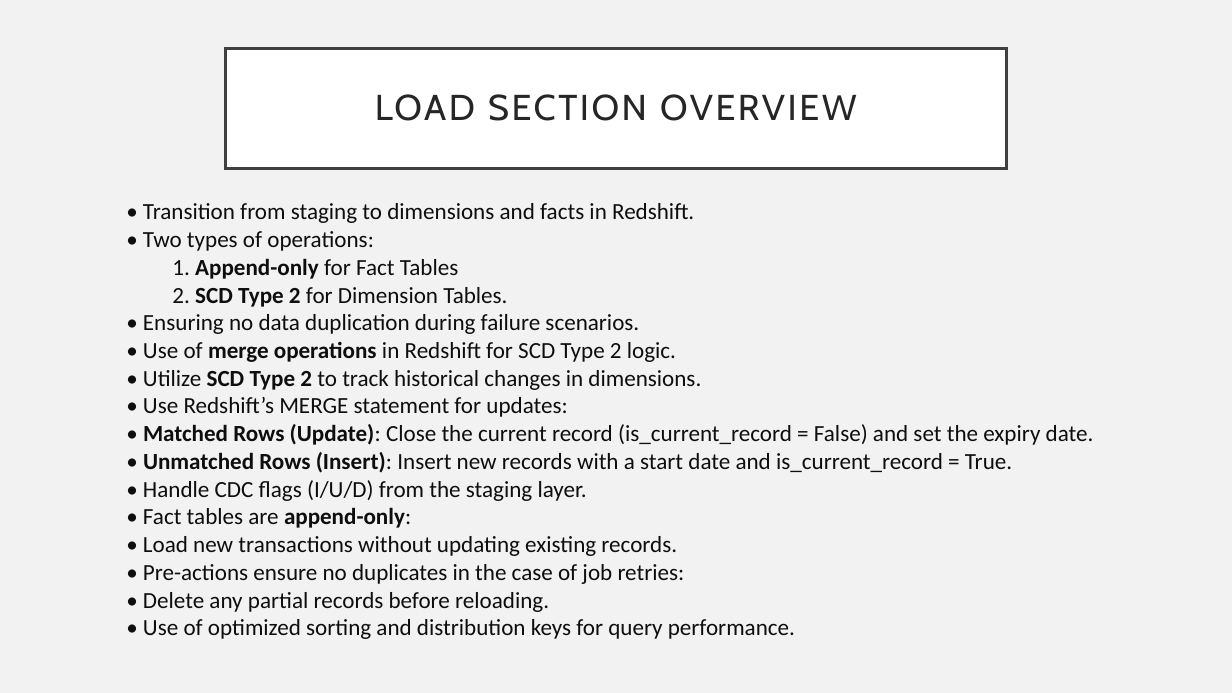
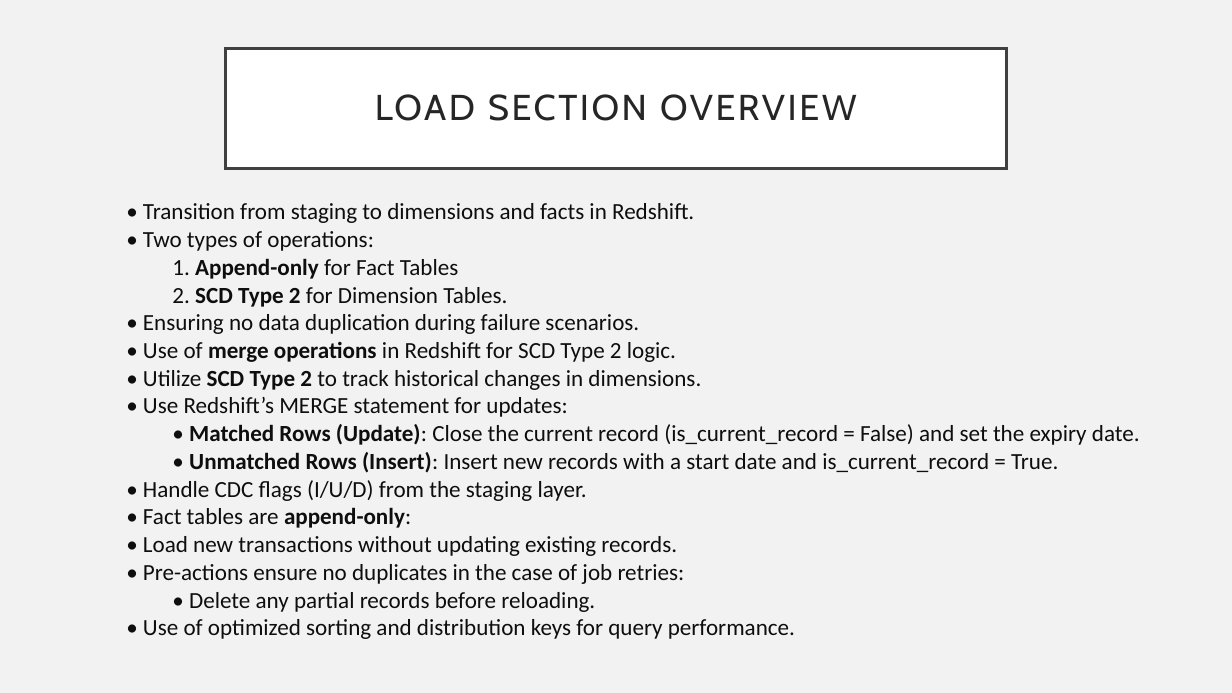
Before and after one commit to Tvkoushik/amazon-etl-pipeline, a slide deck: slide 13 of Craft-Demo.pptx. Drawn at 1232x693 pixels with LibreOffice and Linux fonts; fonts in the diff are those of the drawing. Boxes give left, top, right and bottom in pixels: in the first picture for what was removed or moved away, otherwise in the second. Text is boxed around its words. In the diff, an @@ line names an element or a change of style, - is before the commit and + after.

```diff
--- a/Craft-Demo.pptx
+++ b/Craft-Demo.pptx
@@ text "• Transition from staging to ..." rewrapped from <box>143,203,1094,639</box> to <box>143,203,1140,639</box> @@
```
Also in this commit, not shown: 5 other slides changed, 2 slides added.
